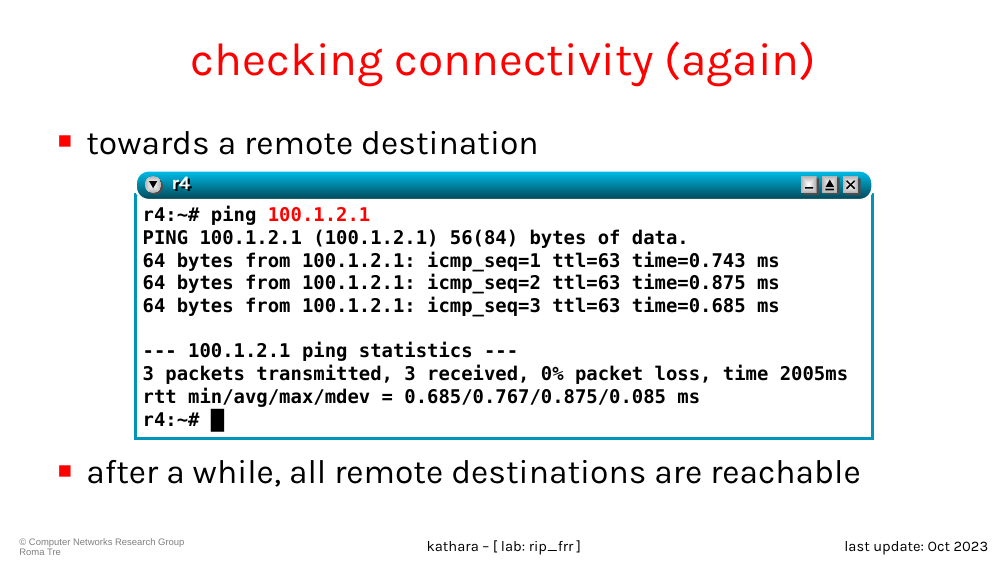
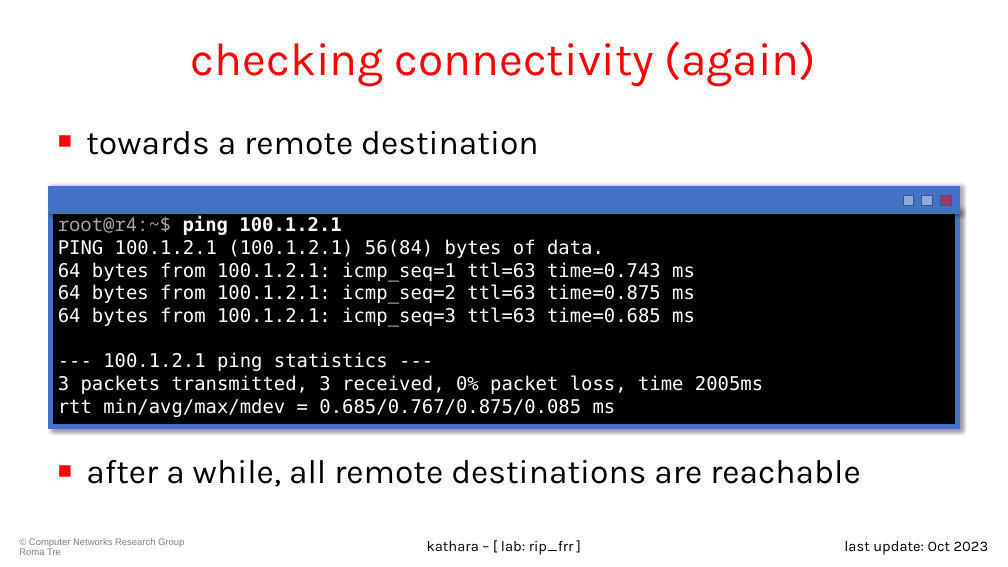
Before and after one commit to KatharaFramework/Kathara-Labs, a slide deck: slide 15 of main-labs/intradomain-routing/frr/rip/009-kathara-lab_rip.pptx. Drawn at 1008x567 pixels with LibreOffice and Linux fonts; fonts in the diff are those of the drawing; background and template pictures are left out. Boxes give left, top, right and bottom in pixels: in the first picture for what was removed or moved away, otherwise in the second. Text is boxed around its words. In the diff, an @@ line names an element or a change of style, - is before the commit and + after.

```diff
--- a/main-labs/intradomain-routing/frr/rip/009-kathara-lab_rip.pptx
+++ b/main-labs/intradomain-routing/frr/rip/009-kathara-lab_rip.pptx
@@ rounded rectangle removed at bbox=[136, 170, 873, 200] @@
@@ ellipse removed at bbox=[145, 176, 162, 193] @@
@@ ellipse removed at bbox=[147, 178, 163, 195] @@
@@ text removed at bbox=[172, 172, 191, 195] @@
-r4
@@ rectangle removed at bbox=[802, 176, 817, 193] @@
@@ rectangle removed at bbox=[804, 178, 819, 195] @@
@@ rectangle removed at bbox=[843, 176, 858, 193] @@
@@ rectangle "root@r4:~$ ping 100.1.2.1": place and size @@
-rectangle "root@r4:~$ ping 100.1.2.1" at bbox=[143, 206, 848, 426]
+rectangle "root@r4:~$ ping 100.1.2.1" at bbox=[51, 209, 958, 426]
@@ rectangle "root@r4:~$ ping 100.1.2.1" at bbox=[51, 209, 958, 426]: fill none to #000000; outline none to #4472C4 4.5 pt; shadow on @@
@@ rectangle added at bbox=[51, 188, 958, 212], fill #4472C4, outline #4472C4 4.5 pt @@
@@ rectangle removed at bbox=[136, 194, 873, 439] @@
@@ triangle removed at bbox=[149, 181, 157, 188] @@
@@ line removed from (805, 188) to (814, 188) @@
@@ group removed at bbox=[823, 176, 840, 194]: 2 rectangles, 1 line, 1 triangle @@
@@ line removed from (847, 189) to (855, 181) @@
@@ line removed from (847, 181) to (855, 189) @@
@@ rectangle: place and size @@
-rectangle at bbox=[845, 178, 861, 195]
+rectangle at bbox=[904, 196, 914, 206]
@@ rectangle at bbox=[904, 196, 914, 206]: fill #4D4D4D to #8FAADC; outline none to #325491 1 pt @@
@@ rectangle added at bbox=[922, 196, 932, 206], fill #8FAADC, outline #325491 1 pt @@
@@ rectangle added at bbox=[941, 196, 951, 206], fill #FF0000 at 50% opacity, outline #325491 1 pt @@
@@ text in rectangle at bbox=[58, 216, 341, 235]: text changed; text colour #000000 to #FFFFFF @@
-r4:~# ping 100.1.2.1
+root@r4:~$ ping 100.1.2.1
@@ text in rectangle at bbox=[58, 239, 763, 417]: text colour #000000 to #FFFFFF, bold off @@
@@ text in rectangle at bbox=[143, 412, 200, 426]: paragraph removed @@
-r4:~# █
```
Also in this commit, not shown: 18 other slides changed, 3 slides removed, 1 other file.
